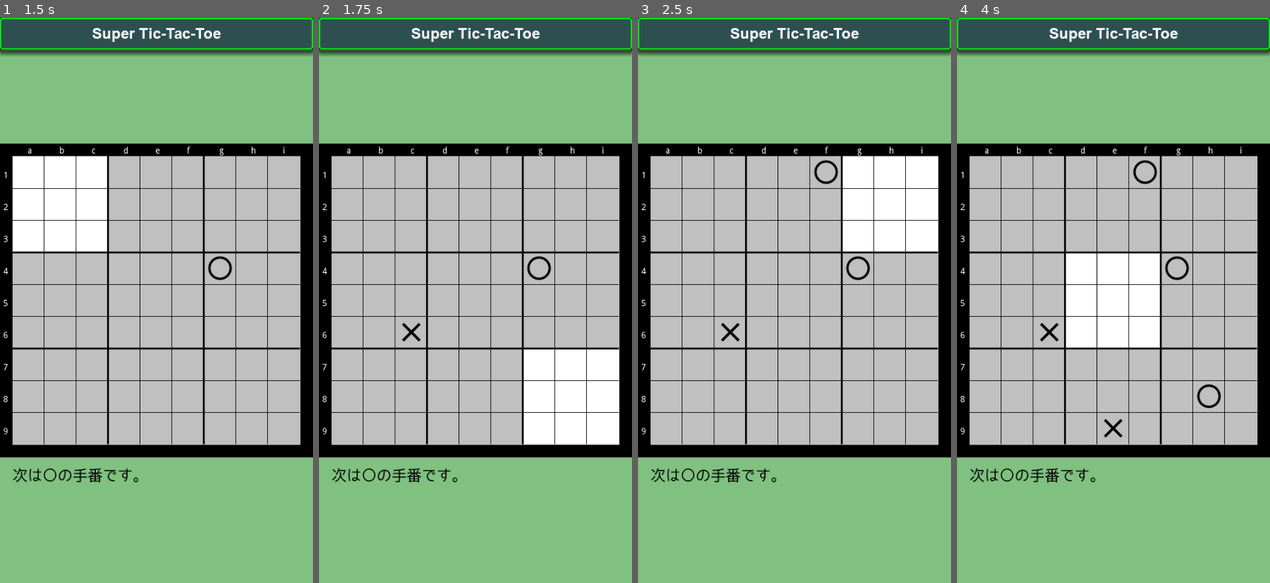
Above: before the commit, frames 1-4 (left to right).
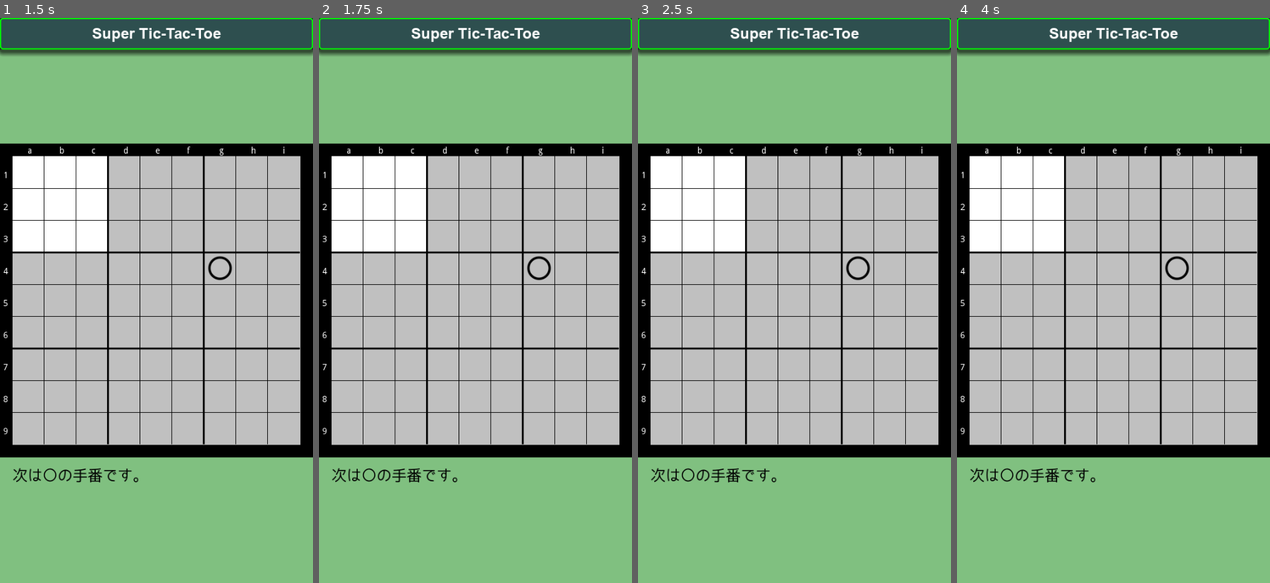
Above: after the commit, the same moments.

Repository: vivisuke/SuperTicTacToe
Game: Godot game, scene res://MainScene.tscn
Same seed, same stepped clock (60 frames per second), same inputs: the game is played once before the commit and once after it.
Inputs (mouse positions are in pixels of both pictures, inside the frame that each line leads up to):
- Up to frame 1 (1.5 s): tap Enter at 0.5 s; move the mouse to (225, 272) at 0.52 s; click (225, 272) at 0.67 s; tap Space at 1.25 s; move the mouse to (93, 328) at 1.27 s; click (93, 328) at 1.42 s
- Up to frame 2 (1.75 s): no input
- Up to frame 3 (2.5 s): tap Enter at 2 s; move the mouse to (825, 176) at 2.02 s; click (825, 176) at 2.17 s
- Up to frame 4 (4 s): tap Space at 2.75 s; move the mouse to (1097, 413) at 2.77 s; click (1097, 413) at 2.92 s; tap Enter at 3.5 s; move the mouse to (1207, 385) at 3.52 s; click (1207, 385) at 3.67 s

Frame 1 is identical in both runs. In frame 2, 10% of the frame differs, in the area x 4-96%, y 24-76%; in frame 3, 10%; in frame 4, 10%, in the area x 4-85%, y 24-75%.

Commit message:
0022 ◎ C 12/29 12/29 0.001│ToDo│着手可能ローカルボードかのチェック

Diff:
--- a/SuperTicTacToe/scripts/MainScene.gd
+++ b/SuperTicTacToe/scripts/MainScene.gd
@@ -31,7 +31,12 @@
 			$Board/TileMapGlobal.set_cell(x, y, -1)
 	pass
 
+func can_put_local(x : int, y : int):
+	return $Board/TileMapBG.get_cell(x, y) == NEXT_LOCAL_BOARD
+func is_empty(x : int, y : int):
+	return $Board/TileMapLocal.get_cell(x, y) == -1
 func put(x : int, y : int, col):
+	if !is_empty(x, y): return
 	$Board/TileMapLocal.set_cell(x, y, col)
 	var x3 : int = x % 3
 	var y3 : int = y % 3
@@ -51,6 +56,10 @@
 			pressedPos = pos
 		elif pos == pressedPos:
 			print("released")
-			put(pos.x, pos.y, next_color);
+			if !is_empty(pos.x, pos.y): return
+			var gx = int(pos.x) / 3
+			var gy = int(pos.y) / 3
+			if !can_put_local(gx, gy): return
+			put(pos.x, pos.y, next_color)
 			next_color = (MARU + BATSU) - next_color
 	pass
Not shown, changed: SuperTicTacToe.spr
